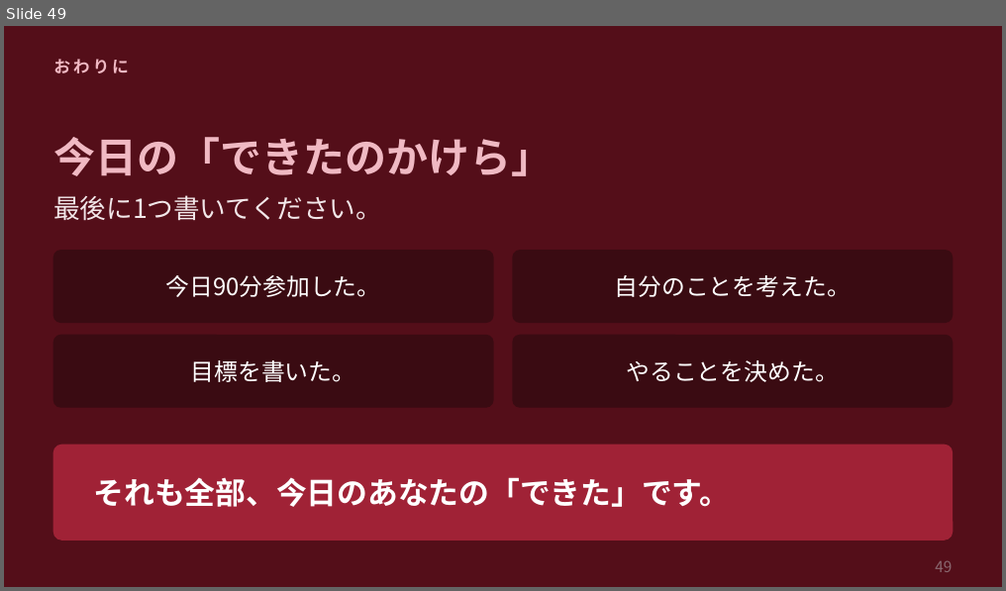
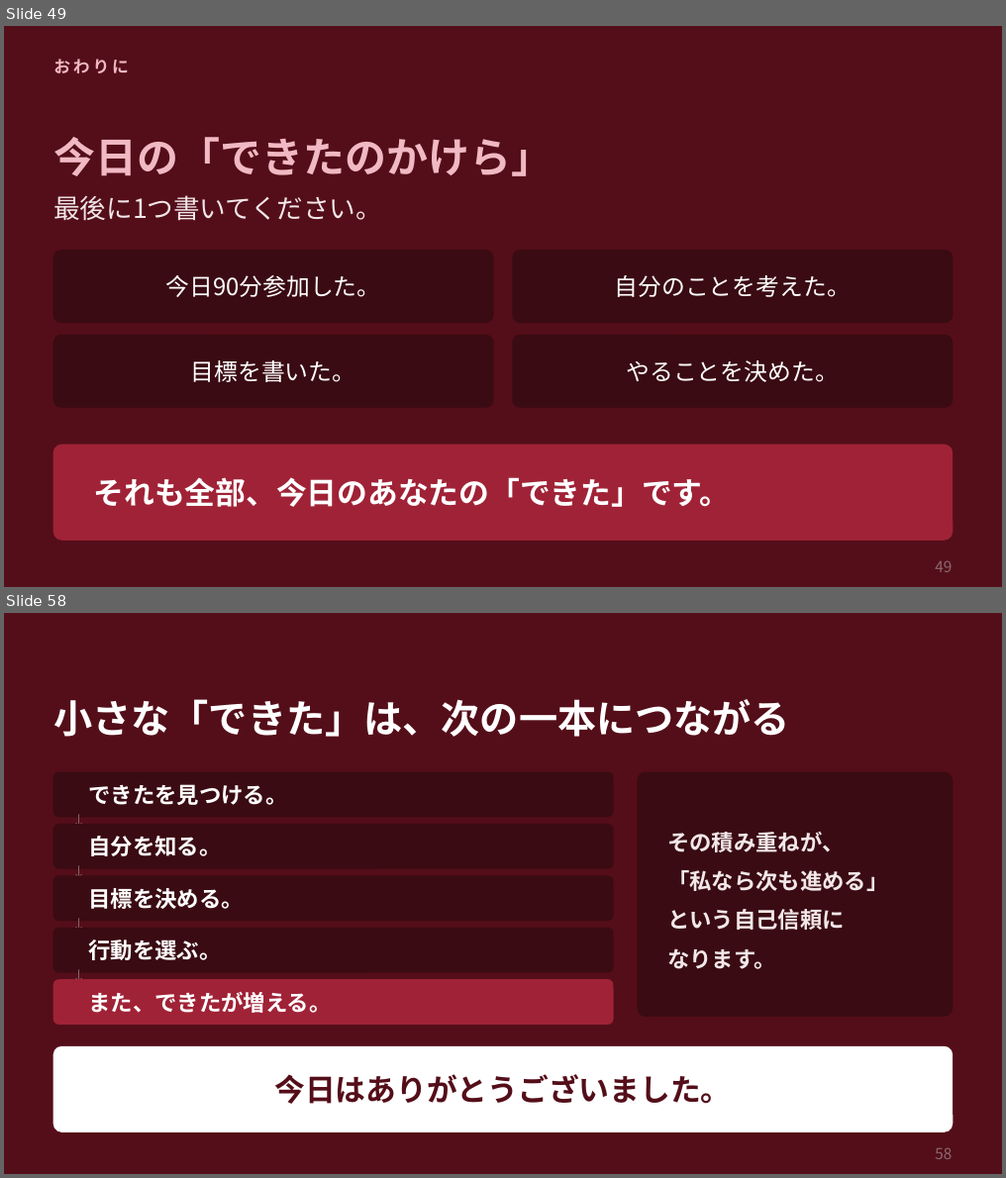
Before and after one commit to shiori0823/shiorin-trainer, a slide deck: seminar/seminar-dekita.pptx. Shown one above the other, each under a label of ours: slide 49 before the commit, slides 49 and 58 after it; the slides between them are not shown. The pictures are 1006x591 and 1006x1178 pixels, drawn with LibreOffice and Linux fonts; fonts in the diff are those of the drawing. Boxes give left, top, right and bottom in pixels: in the first picture for what was removed or moved away, otherwise in the second. Text is boxed around its words. In the diff, an @@ line names an element or a change of style, - is before the commit and + after.

```diff
--- a/seminar/seminar-dekita.pptx
+++ b/seminar/seminar-dekita.pptx
@@ slide 58 added at (x1=4, y1=613, x2=1002, y2=1174), background #540E19 @@
@@ text added at (x1=54, y1=699, x2=790, y2=737), 28 pt, text #FFFFFF, bold @@
+小さな「できた」は、次の一本につながる
@@ rounded rectangle added at (x1=54, y1=772, x2=613, y2=817), fill #3A0B12, outline #3A0B12 1 pt @@
@@ text added at (x1=89, y1=784, x2=288, y2=805), 16 pt, text #FFFFFF, bold @@
+できたを見つける。
@@ rounded rectangle added at (x1=638, y1=772, x2=952, y2=1016), fill #3A0B12, outline #3A0B12 1 pt @@
@@ text added at (x1=54, y1=814, x2=104, y2=828), 10 pt, text #8A6870 @@
+↓
@@ rounded rectangle added at (x1=54, y1=825, x2=613, y2=868), fill #3A0B12, outline #3A0B12 1 pt @@
@@ text added at (x1=89, y1=836, x2=222, y2=857), 16 pt, text #FFFFFF, bold @@
+自分を知る。
@@ text added at (x1=667, y1=832, x2=888, y2=969), 16 pt, text #F2E7E9, bold @@
+その積み重ねが、
+「私なら次も進める」
+という自己信頼に
+なります。
@@ text added at (x1=54, y1=865, x2=104, y2=879), 10 pt, text #8A6870 @@
+↓
@@ rounded rectangle added at (x1=54, y1=876, x2=613, y2=920), fill #3A0B12, outline #3A0B12 1 pt @@
@@ text added at (x1=89, y1=888, x2=244, y2=909), 16 pt, text #FFFFFF, bold @@
+目標を決める。
@@ text added at (x1=54, y1=917, x2=104, y2=932), 10 pt, text #8A6870 @@
+↓
@@ rounded rectangle added at (x1=54, y1=929, x2=613, y2=972), fill #3A0B12, outline #3A0B12 1 pt @@
@@ text added at (x1=89, y1=940, x2=222, y2=960), 16 pt, text #FFFFFF, bold @@
+行動を選ぶ。
@@ text added at (x1=54, y1=969, x2=104, y2=983), 10 pt, text #8A6870 @@
+↓
@@ rounded rectangle added at (x1=54, y1=980, x2=613, y2=1024), fill #A02236, outline #A02236 1 pt @@
@@ text added at (x1=89, y1=992, x2=332, y2=1013), 16 pt, text #FFFFFF, bold @@
+また、できたが増える。
@@ rounded rectangle added at (x1=54, y1=1047, x2=952, y2=1132), fill #FFFFFF, outline #FFFFFF 1 pt @@
@@ text added at (x1=274, y1=1074, x2=731, y2=1104), 22 pt, text #540E19, bold @@
+今日はありがとうございました。
@@ text added at (x1=935, y1=1149, x2=951, y2=1159), 11 pt, text #8A6870 @@
+58
```
Also in this commit, not shown: 8 other slides added, 2 other files.
